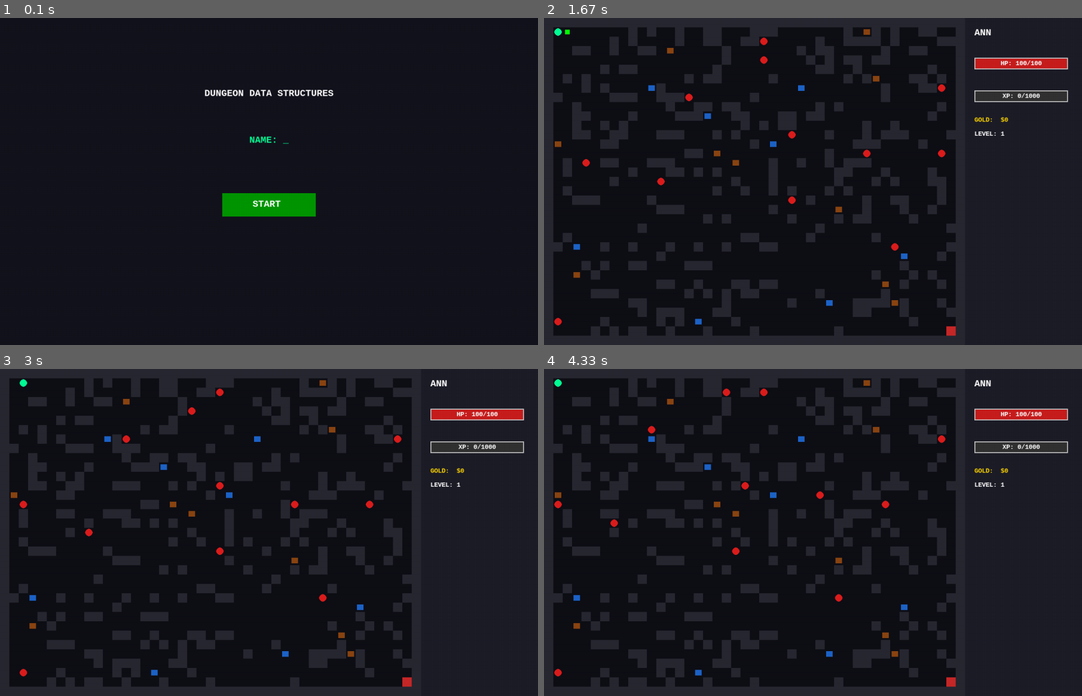
Above: before the commit, frames 1-4 (two rows, left to right).
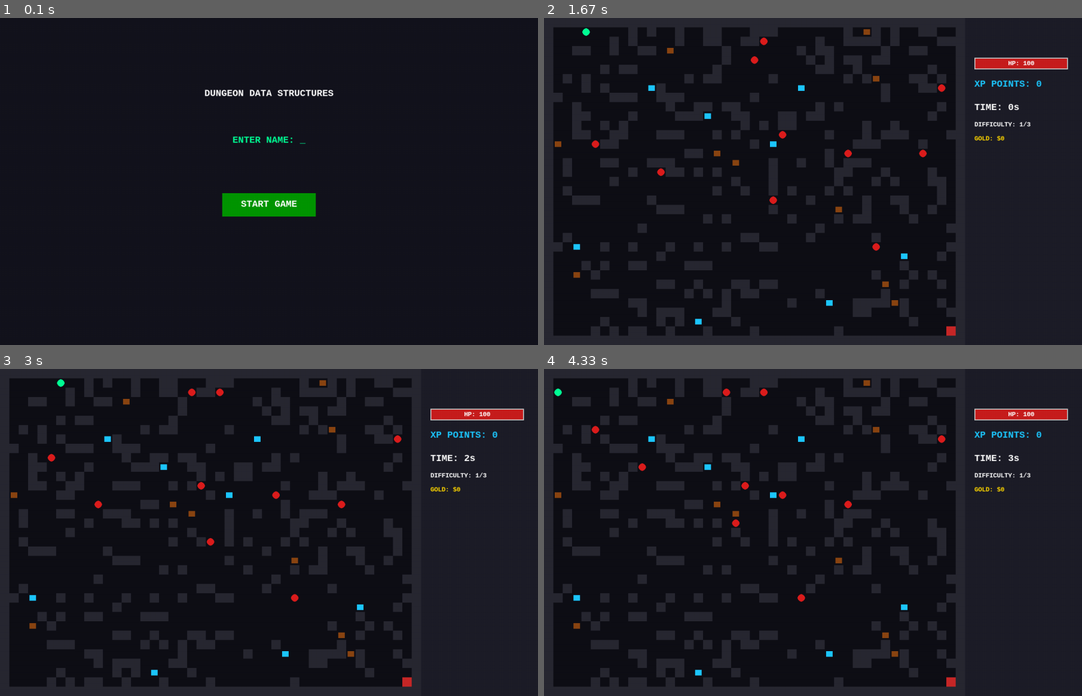
Above: after the commit, the same moments.

Repository: Iskhak22/pygame_project
Game: pygame game, started from main.py
The game is run twice, just before and just after one commit, with the same random seed, the same clock (stepped at 60 frames per second) and the same inputs.
Inputs (mouse positions are in pixels of both pictures, inside the frame that each line leads up to):
- Up to frame 1 (0.1 s): no input
- Up to frame 2 (1.67 s): type "ann" at 0.33 s; tap Enter at 0.67 s; hold D 0.88-1.35 s; tap Space at 0.95, 1.25 s; tap U at 1.03 s; click (985, 171) at 1.48 s
- Up to frame 3 (3 s): hold W 1.77-2.07 s; move the mouse to (269, 552) at 1.8 s; tap Space at 1.83, 2.67, 2.97 s; type "a" at 2.1 s; tap Enter at 2.23 s; hold D from 2.6 s (still down)
- Up to frame 4 (4.33 s): release D at 3.07 s; hold A 3.1-3.63 s; tap Space at 3.17, 3.47, 3.73, 4.07 s; hold S 3.67-3.97 s; tap U at 3.82 s; hold A from 4 s (still down)

The runs differ from the first frame. In frame 1, 0.3% of the frame differs, in the area x 43-57%, y 36-58%; in frame 2, 1.5%, in the area x 1-98%, y 3-95%; in frame 3, 1.5%; in frame 4, 1.4%.

Commit message:
Implement leaderboard persistence, relentless enemy AI, and win-condition timer

Diff:
--- a/engine/game_manager.py
+++ b/engine/game_manager.py
@@ -1,6 +1,7 @@
 import pygame
 import random
 import math
+import os
 from engine.map_generator import MapGenerator
 from entities.player import Player
 from entities.enemy import Enemy
@@ -20,19 +21,40 @@
         self.big_font = pygame.font.SysFont('Consolas', 50, bold=True)
         self.small_font = pygame.font.SysFont('Consolas', 16, bold=True)
 
-        # GAME STATES: 'LOBBY', 'PLAYING', 'GAME_OVER'
         self.state = 'LOBBY'
         self.player = Player(1, 1)
         self.level = 1
+        self.max_level = 3
+        self.base_enemy_count = 10
+
         self.undo_stack = UndoStack()
         self.enemies = []
         self.bullets = []
 
+        self.start_ticks = 0
+        self.final_time = 0
+        self.leaderboard_file = "leaderboard.txt"
+
+        self.move_cooldown = 150
+        self.last_move_time = 0
+        self.last_damage_time = 0
+
         self.start_button_rect = pygame.Rect(0, 0, 200, 50)
-        self.restart_button_rect = pygame.Rect(0, 0, 200, 50)
+        self.play_again_button_rect = pygame.Rect(0, 0, 200, 50)
+
+    def start_game(self):
+        self.level = 1
+        self.player.hp = 100
+        self.player.money = 0
+        self.player.exp = 0
+        self.player.has_gun = False
+        self.start_ticks = pygame.time.get_ticks()
+        self.load_new_level()
+        self.state = 'PLAYING'
 
     def load_new_level(self):
-        self.map_data = MapGenerator.generate_random_level(self.map_width, self.map_height)
+        count = self.base_enemy_count + (self.level - 1)
+        self.map_data = MapGenerator.generate_random_level(self.map_width, self.map_height, enemy_count=count)
         self.player.set_position(1, 1)
         self.enemies = []
         self.bullets = []
@@ -42,43 +64,25 @@
                     self.enemies.append(Enemy(x, y))
                     self.map_data[y][x] = 0
 
-    def restart_game(self):
-        self.level = 1
-        self.player.hp = 100
-        self.player.money = 0
-        self.player.exp = 0
-        self.player.has_gun = False
-        self.load_new_level()
-        self.state = 'PLAYING'
-
-    def shoot(self, mouse_pos):
-        if self.state != 'PLAYING' or not self.player.has_gun: return
-        px, py = self.player.x * 20 + 10, self.player.y * 20 + 10
-        dx, dy = mouse_pos[0] - px, mouse_pos[1] - py
-        dist = math.hypot(dx, dy)
-        if dist > 0:
-            self.bullets.append({'x': px, 'y': py, 'vx': (dx/dist)*12, 'vy': (dy/dist)*12})
-
     def update(self):
         if self.state != 'PLAYING': return
-
         now = pygame.time.get_ticks()
-        # 1. Update Enemies
+
+        # 1. Update Enemies & Collision Damage
         for e in self.enemies:
             e.update(now, (self.player.x, self.player.y), self.map_data, self.enemies)
             if e.x == self.player.x and e.y == self.player.y:
-                self.player.hp -= 0.8
+                if now - self.last_damage_time > 1000:
+                    self.player.hp -= 15
+                    self.last_damage_time = now
 
         # 2. Update Bullets
         for b in self.bullets[:]:
-            b['x'] += b['vx']
-            b['y'] += b['vy']
+            b['x'] += b['vx']; b['y'] += b['vy']
             bx, by = int(b['x'] // 20), int(b['y'] // 20)
-
             if bx < 0 or bx >= self.map_width or by < 0 or by >= self.map_height or self.map_data[by][bx] == 1:
                 if b in self.bullets: self.bullets.remove(b)
                 continue
-
             for e in self.enemies[:]:
                 if e.x == bx and e.y == by:
                     self.enemies.remove(e)
@@ -86,87 +90,77 @@
                     self.player.exp += 50
                     break
 
+        # Check for death - NO save_score here!
         if self.player.hp <= 0:
             self.state = 'GAME_OVER'
 
     def handle_movement(self, dx, dy):
         if self.state != 'PLAYING': return
         nx, ny = self.player.x + dx, self.player.y + dy
-
         if 0 <= nx < self.map_width and 0 <= ny < self.map_height:
             tile = self.map_data[ny][nx]
-            if tile != 1: # Not a wall
+            if tile != 1:
                 import copy
-                # Save current state BEFORE moving for UNDO
                 self.undo_stack.push_state(self.player.x, self.player.y, copy.deepcopy(self.map_data))
-
                 self.player.set_position(nx, ny)
 
-                # --- INTERACTION LOGIC ---
-                if tile == 3: # GOLD CHEST
-                    self.player.money += 100
-                    self.map_data[ny][nx] = 0 # Remove gold from map
-                elif tile == 4: # XP CHEST
-                    self.player.exp += 40
-                    self.map_data[ny][nx] = 0 # Remove XP from map
-                elif tile == 6: # GUN PICKUP
-                    self.player.has_gun = True
-                    self.map_data[ny][nx] = 0 # Remove Gun from map
-                elif tile == 2: # EXIT
-                    self.level += 1
-                    self.load_new_level()
-
-    def undo(self):
-        if self.state != 'PLAYING': return
-        state = self.undo_stack.pop_state()
-        if state:
-            self.player.set_position(state['x'], state['y'])
-            self.map_data = state['map']
+                if tile == 2: # Exit Tile
+                    if self.level >= self.max_level:
+                        # WIN CONDITION: Calculate time and save ONLY now
+                        self.final_time = (pygame.time.get_ticks() - self.start_ticks) // 1000
+                        self.save_score()
+                        self.state = 'YOU_WIN'
+                    else:
+                        self.level += 1
+                        self.load_new_level()
+                elif tile == 3: self.player.money += 100; self.map_data[ny][nx] = 0
+                elif tile == 4: self.player.exp += 100; self.map_data[ny][nx] = 0
+                elif tile == 6: self.player.has_gun = True; self.map_data[ny][nx] = 0
+
+    def save_score(self):
+        """Saves player name and time to a file only upon winning."""
+        with open(self.leaderboard_file, "a") as f:
+            f.write(f"{self.player.name},{self.final_time}\n")
+
+    def get_leaderboard(self):
+        """Reads file and returns a sorted list of top 5 winning scores."""
+        if not os.path.exists(self.leaderboard_file): return []
+        scores = []
+        try:
+            with open(self.leaderboard_file, "r") as f:
+                for line in f:
+                    parts = line.strip().split(',')
+                    if len(parts) == 2:
+                        scores.append((parts[0], int(parts[1])))
+        except Exception as e:
+            print(f"Error reading leaderboard: {e}")
+
+        # DSA: Sort by fastest time (Ascending)
+        scores.sort(key=lambda x: x[1])
+        return scores[:5]
+
+    def handle_continuous_input(self):
+        if self.state != 'PLAYING': return
+        now = pygame.time.get_ticks()
+        if now - self.last_move_time < self.move_cooldown: return
+        keys = pygame.key.get_pressed()
+        dx, dy = 0, 0
+        if keys[pygame.K_w]: dy = -1
+        elif keys[pygame.K_s]: dy = 1
+        elif keys[pygame.K_a]: dx = -1
+        elif keys[pygame.K_d]: dx = 1
+        if dx != 0 or dy != 0:
+            self.handle_movement(dx, dy)
+            self.last_move_time = now
 
     def render(self):
-        if self.state == 'LOBBY':
-            self.render_lobby()
-        elif self.state == 'GAME_OVER':
-            self.render_game_over()
-        else:
-            self.render_game()
+        if self.state == 'LOBBY': self.render_lobby()
+        elif self.state in ['GAME_OVER', 'YOU_WIN']: self.render_leaderboard_screen()
+        else: self.render_game()
         pygame.display.flip()
-
-    def render_lobby(self):
-        self.screen.fill((20, 20, 30))
-        self.start_button_rect.center = (self.screen.get_width() // 2, 400)
-        pygame.draw.rect(self.screen, (0, 150, 0), self.start_button_rect)
-
-        t_surf = self.font.render("DUNGEON DATA STRUCTURES", True, (255, 255, 255))
-        n_surf = self.font.render(f"NAME: {self.player.name}_", True, (0, 255, 150))
-        b_surf = self.font.render("START", True, (255, 255, 255))
-
-        self.screen.blit(t_surf, (self.screen.get_width()//2 - t_surf.get_width()//2, 150))
-        self.screen.blit(n_surf, (self.screen.get_width()//2 - n_surf.get_width()//2, 250))
-        self.screen.blit(b_surf, (self.start_button_rect.x + 65, self.start_button_rect.y + 12))
-
-    def render_game_over(self):
-        self.render_game()
-        overlay = pygame.Surface((self.screen.get_width(), self.screen.get_height()), pygame.SRCALPHA)
-        overlay.fill((0, 0, 0, 180))
-        self.screen.blit(overlay, (0,0))
-
-        msg_box = pygame.Rect(0, 0, 400, 250)
-        msg_box.center = (self.screen.get_width() // 2, self.screen.get_height() // 2)
-        pygame.draw.rect(self.screen, (40, 40, 40), msg_box)
-        pygame.draw.rect(self.screen, (200, 0, 0), msg_box, 3)
-
-        lose_surf = self.big_font.render("YOU LOSE!", True, (255, 50, 50))
-        self.restart_button_rect.center = (msg_box.centerx, msg_box.centery + 50)
-        pygame.draw.rect(self.screen, (0, 100, 200), self.restart_button_rect)
-        res_text = self.font.render("RESTART", True, (255, 255, 255))
-
-        self.screen.blit(lose_surf, (msg_box.centerx - lose_surf.get_width()//2, msg_box.centery - 70))
-        self.screen.blit(res_text, (self.restart_button_rect.x + 55, self.restart_button_rect.y + 12))
 
     def render_game(self):
         self.screen.fill((15, 15, 22))
-        # 1. Draw Map
         for y in range(self.map_height):
             for x in range(self.map_width):
                 rect = pygame.Rect(x*20, y*20, 20, 20)
@@ -174,38 +168,74 @@
                 if t == 1: pygame.draw.rect(self.screen, (40, 40, 50), rect)
                 elif t == 2: pygame.draw.rect(self.screen, (200, 40, 40), rect)
                 elif t == 3: pygame.draw.rect(self.screen, (139, 69, 19), rect.inflate(-6, -8))
-                elif t == 4: pygame.draw.rect(self.screen, (30, 100, 200), rect.inflate(-6, -8))
+                elif t == 4: pygame.draw.rect(self.screen, (30, 200, 255), rect.inflate(-6, -8))
                 elif t == 6: pygame.draw.rect(self.screen, (0, 255, 0), rect.inflate(-10, -10))
 
-        # 2. Draw Entities
-        for e in self.enemies:
-            pygame.draw.circle(self.screen, (220, 30, 30), (e.x*20+10, e.y*20+10), 8)
-        for b in self.bullets:
-            pygame.draw.circle(self.screen, (255, 255, 0), (int(b['x']), int(b['y'])), 3)
+        for e in self.enemies: pygame.draw.circle(self.screen, (220, 30, 30), (e.x*20+10, e.y*20+10), 8)
+        for b in self.bullets: pygame.draw.circle(self.screen, (255, 255, 0), (int(b['x']), int(b['y'])), 3)
         pygame.draw.ellipse(self.screen, (0, 255, 150), (self.player.x*20+2, self.player.y*20+2, 16, 16))
 
-        # 3. Sidebar UI
         ui_x = self.map_width * 20
-        pygame.draw.rect(self.screen, (30, 30, 40), (ui_x, 0, self.ui_width, self.map_height*20))
-
-        # Stats Labels
-        name_label = self.font.render(f"{self.player.name.upper()}", True, (255, 255, 255))
-        self.screen.blit(name_label, (ui_x + 20, 20))
-
-        # Health & XP Bars
+        pygame.draw.rect(self.screen, (30, 30, 40), (ui_x, 0, self.ui_width, 700))
         self.draw_stat_bar(ui_x+20, 85, 200, 25, self.player.hp, 100, (200, 30, 30), "HP")
-        self.draw_stat_bar(ui_x+20, 155, 200, 25, self.player.exp % 1000, 1000, (30, 100, 220), "XP")
-
-        # Gold & Level Display
-        gold_text = self.small_font.render(f"GOLD:  ${self.player.money}", True, (255, 215, 0))
-        level_text = self.small_font.render(f"LEVEL: {self.level}", True, (255, 255, 255))
-        self.screen.blit(gold_text, (ui_x + 20, 210))
-        self.screen.blit(level_text, (ui_x + 20, 240))
+
+        xp_text = self.font.render(f"XP POINTS: {self.player.exp}", True, (30, 200, 255))
+        self.screen.blit(xp_text, (ui_x + 20, 130))
+
+        timer_val = (pygame.time.get_ticks() - self.start_ticks)//1000 if self.state == 'PLAYING' else self.final_time
+        self.screen.blit(self.font.render(f"TIME: {timer_val}s", True, (255, 255, 255)), (ui_x+20, 180))
+        self.screen.blit(self.small_font.render(f"DIFFICULTY: {self.level}/{self.max_level}", True, (255, 255, 255)), (ui_x+20, 220))
+        self.screen.blit(self.small_font.render(f"GOLD: ${self.player.money}", True, (255, 215, 0)), (ui_x+20, 250))
+
+    def render_leaderboard_screen(self):
+        self.screen.fill((10, 10, 20))
+        color = (0, 255, 0) if self.state == 'YOU_WIN' else (255, 0, 0)
+        title_text = "YOU WIN!" if self.state == 'YOU_WIN' else "YOU DIED!"
+        title_surf = self.big_font.render(title_text, True, color)
+        self.screen.blit(title_surf, (self.screen.get_width()//2 - title_surf.get_width()//2, 50))
+
+        lb_rect = pygame.Rect(0, 0, 400, 300); lb_rect.center = (self.screen.get_width()//2, 280)
+        pygame.draw.rect(self.screen, (30, 30, 45), lb_rect); pygame.draw.rect(self.screen, (200, 200, 200), lb_rect, 2)
+
+        header = self.font.render("--- TOP 5 CHAMPIONS ---", True, (255, 215, 0))
+        self.screen.blit(header, (lb_rect.x + 60, lb_rect.y + 20))
+
+        scores = self.get_leaderboard()
+        for i, (name, time_val) in enumerate(scores):
+            entry = self.font.render(f"{i+1}. {name[:10]:<10} {time_val}s", True, (255, 255, 255))
+            self.screen.blit(entry, (lb_rect.x + 50, lb_rect.y + 70 + (i * 40)))
+
+        self.play_again_button_rect.center = (self.screen.get_width()//2, 550)
+        pygame.draw.rect(self.screen, (0, 100, 200), self.play_again_button_rect)
+        self.screen.blit(self.font.render("PLAY AGAIN", True, (255, 255, 255)), (self.play_again_button_rect.x+45, self.play_again_button_rect.y+12))
+
+    def render_lobby(self):
+        self.screen.fill((20, 20, 30))
+        self.start_button_rect.center = (self.screen.get_width() // 2, 400)
+        pygame.draw.rect(self.screen, (0, 150, 0), self.start_button_rect)
+        t_surf = self.font.render("DUNGEON DATA STRUCTURES", True, (255, 255, 255))
+        n_surf = self.font.render(f"ENTER NAME: {self.player.name}_", True, (0, 255, 150))
+        b_surf = self.font.render("START GAME", True, (255, 255, 255))
+        self.screen.blit(t_surf, (self.screen.get_width()//2 - t_surf.get_width()//2, 150))
+        self.screen.blit(n_surf, (self.screen.get_width()//2 - n_surf.get_width()//2, 250))
+        self.screen.blit(b_surf, (self.start_button_rect.x + 40, self.start_button_rect.y + 12))
 
     def draw_stat_bar(self, x, y, w, h, cur, mx, col, label):
         pygame.draw.rect(self.screen, (50, 50, 50), (x, y, w, h))
-        fill = int((max(0, cur)/mx)*w)
+        fill = int((max(0, cur)/mx)*w) if mx > 0 else 0
         pygame.draw.rect(self.screen, col, (x, y, fill, h))
         pygame.draw.rect(self.screen, (200, 200, 200), (x, y, w, h), 2)
-        txt = self.small_font.render(f"{label}: {int(cur)}/{mx}", True, (255, 255, 255))
+        txt = self.small_font.render(f"{label}: {int(cur)}", True, (255, 255, 255))
         self.screen.blit(txt, (x + w//2 - txt.get_width()//2, y + h//2 - txt.get_height()//2))
+
+    def shoot(self, mouse_pos):
+        if self.state != 'PLAYING' or not self.player.has_gun: return
+        px, py = self.player.x * 20 + 10, self.player.y * 20 + 10
+        dx, dy = mouse_pos[0] - px, mouse_pos[1] - py
+        dist = math.hypot(dx, dy)
+        if dist > 0: self.bullets.append({'x': px, 'y': py, 'vx': (dx/dist)*12, 'vy': (dy/dist)*12})
+
+    def undo(self):
+        if self.state != 'PLAYING': return
+        state = self.undo_stack.pop_state()
+        if state: self.player.set_position(state['x'], state['y']); self.map_data = state['map']
--- a/engine/map_generator.py
+++ b/engine/map_generator.py
@@ -3,18 +3,19 @@
 
 class MapGenerator:
     @staticmethod
-    def generate_random_level(width, height):
+    def generate_random_level(width, height, enemy_count=10):
         while True:
             grid = [[1 for _ in range(width)] for _ in range(height)]
             for y in range(1, height - 1):
                 for x in range(1, width - 1):
-                    if random.random() > 0.18: grid[y][x] = 0
+                    if random.random() > 0.18:
+                        grid[y][x] = 0
 
             grid[1][1] = 0
             grid[1][2] = 6
             grid[height - 2][width - 2] = 2
 
-            for t, count in [(3, 10), (4, 8), (5, 12)]:
+            for t, count in [(3, 10), (4, 8), (5, enemy_count)]:
                 placed = 0
                 while placed < count:
                     rx, ry = random.randint(1, width-2), random.randint(1, height-2)
@@ -27,14 +28,15 @@
 
     @staticmethod
     def is_path_valid(grid, start, exit_pos):
-        q = deque([start])
-        v = {start}
-        while q:
-            cx, cy = q.popleft()
+        queue = deque([start])
+        visited = {start}
+        while queue:
+            cx, cy = queue.popleft()
             if (cx, cy) == exit_pos: return True
             for dx, dy in [(0,1),(0,-1),(1,0),(-1,0)]:
                 nx, ny = cx + dx, cy + dy
                 if 0 <= nx < len(grid[0]) and 0 <= ny < len(grid):
-                    if grid[ny][nx] != 1 and (nx, ny) not in v:
-                        v.add((nx, ny)); q.append((nx, ny))
+                    if grid[ny][nx] != 1 and (nx, ny) not in visited:
+                        visited.add((nx, ny))
+                        queue.append((nx, ny))
         return False
--- a/entities/enemy.py
+++ b/entities/enemy.py
@@ -4,28 +4,43 @@
     def __init__(self, x, y):
         self.x = x
         self.y = y
-        self.move_speed = 500
+        self.move_speed = 400  # Milliseconds between moves
         self.last_move_time = pygame.time.get_ticks()
 
     def update(self, current_time, player_pos, grid, other_enemies):
         px, py = player_pos
-        if current_time - self.last_move_time > self.move_speed:
+        # Relentless pursuit logic
+        if current_time - self.last_move_time > self.move_cooldown(px, py):
             self.move_towards(px, py, grid, other_enemies)
             self.last_move_time = current_time
 
+    def move_cooldown(self, px, py):
+        # Slightly speed up if far away to keep pressure on
+        dist = abs(self.x - px) + abs(self.y - py)
+        return max(200, self.move_speed - (dist * 2))
+
     def move_towards(self, px, py, grid, other_enemies):
+        # Calculate potential moves
         dx = 1 if px > self.x else -1 if px < self.x else 0
         dy = 1 if py > self.y else -1 if py < self.y else 0
 
-        # Try horizontal then vertical
-        if self.is_valid(self.x + dx, self.y, grid, other_enemies):
-            self.x += dx
-        elif self.is_valid(self.x, self.y + dy, grid, other_enemies):
-            self.y += dy
+        # Try to move in the direction of the greatest distance first
+        if abs(px - self.x) > abs(py - self.y):
+            if self.is_valid(self.x + dx, self.y, grid, other_enemies):
+                self.x += dx
+            elif self.is_valid(self.x, self.y + dy, grid, other_enemies):
+                self.y += dy
+        else:
+            if self.is_valid(self.x, self.y + dy, grid, other_enemies):
+                self.y += dy
+            elif self.is_valid(self.x + dx, self.y, grid, other_enemies):
+                self.x += dx
 
     def is_valid(self, nx, ny, grid, other_enemies):
+        # Basic bounds and wall check
         if nx < 0 or nx >= len(grid[0]) or ny < 0 or ny >= len(grid): return False
-        if grid[ny][nx] == 1 or grid[ny][nx] == 2: return False
+        if grid[ny][nx] == 1: return False
+        # Don't overlap with other enemies
         for e in other_enemies:
             if e != self and e.x == nx and e.y == ny: return False
         return True
--- /dev/null
+++ b/leaderboard.txt
@@ -0,0 +1,5 @@
+Iskhak,999
+Iskhak,999
+isko,76
+Muratbek,60
+murat,45
--- a/main.py
+++ b/main.py
@@ -15,28 +15,27 @@
                 if event.type == pygame.KEYDOWN:
                     if event.key == pygame.K_BACKSPACE: game.player.name = game.player.name[:-1]
                     elif event.key == pygame.K_RETURN and game.player.name:
-                        game.load_new_level(); game.state = 'PLAYING'
+                        game.start_game()
                     else:
                         if len(game.player.name) < 12: game.player.name += event.unicode
                 if event.type == pygame.MOUSEBUTTONDOWN:
                     if game.start_button_rect.collidepoint(event.pos) and game.player.name:
-                        game.load_new_level(); game.state = 'PLAYING'
+                        game.start_game()
 
-            elif game.state == 'GAME_OVER':
+            elif game.state in ['GAME_OVER', 'YOU_WIN']:
                 if event.type == pygame.MOUSEBUTTONDOWN:
-                    if game.restart_button_rect.collidepoint(event.pos):
-                        game.restart_game()
+                    if game.play_again_button_rect.collidepoint(event.pos):
+                        # Reset for a clean start
+                        game.player.name = ""
+                        game.state = 'LOBBY'
 
             elif game.state == 'PLAYING':
                 if event.type == pygame.MOUSEBUTTONDOWN:
                     game.shoot(pygame.mouse.get_pos())
                 if event.type == pygame.KEYDOWN:
-                    if event.key == pygame.K_w: game.handle_movement(0, -1)
-                    elif event.key == pygame.K_s: game.handle_movement(0, 1)
-                    elif event.key == pygame.K_a: game.handle_movement(-1, 0)
-                    elif event.key == pygame.K_d: game.handle_movement(1, 0)
-                    elif event.key == pygame.K_u: game.undo()
+                    if event.key == pygame.K_u: game.undo()
 
+        game.handle_continuous_input()
         game.update()
         game.render()
         game.clock.tick(60)
